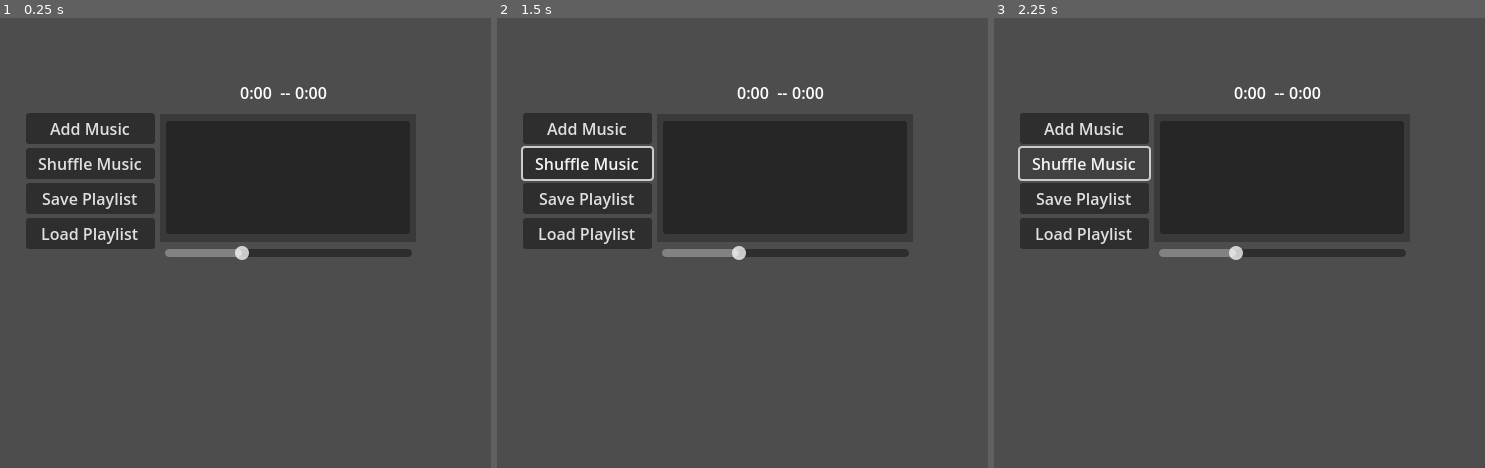
Above: before the commit, frames 1-3 (left to right).
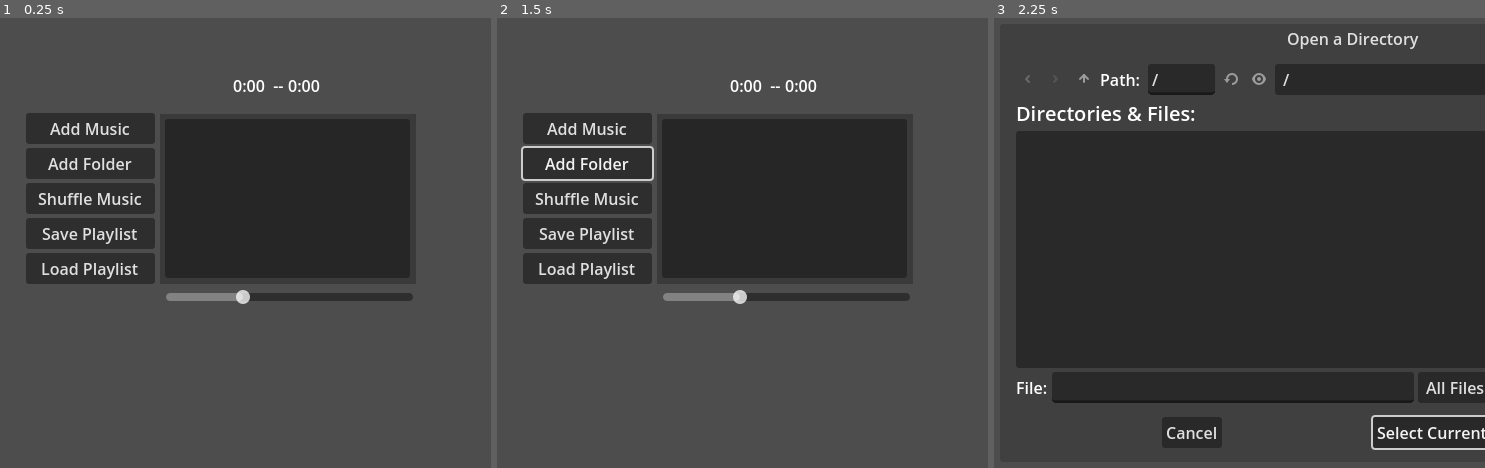
Above: after the commit, the same moments.

Repository: KindaWrks/Music-Player
Game: Godot game, scene res://MusicNode.tscn
The game is run twice, just before and just after one commit, with the same random seed, the same clock (stepped at 60 frames per second) and the same inputs.
Inputs (mouse positions are in pixels of both pictures, inside the frame that each line leads up to):
- Up to frame 1 (0.25 s): no input
- Up to frame 2 (1.5 s): click (585, 162) at 0.5 s, where only the run after the commit has a clickable "Add Folder"; click (963, 432) at 1.25 s, where only the run after the commit has a clickable "Select Current Folder"
- Up to frame 3 (2.25 s): click (1082, 162) at 2 s, where only the run after the commit has a clickable "Add Folder"

The runs differ from the first frame. In frame 1, 7.4% of the frame differs, in the area x 5-85%, y 13-64%; in frame 2, 7.4%; in frame 3, 46%, in the area x 4-100%, y 3-96%.

Commit message:
added loading via folders
added loading entire folder of mp3s, removed fd_open visible, added fd_folder to start in root dir.

Diff:
--- a/MusicNode.gd
+++ b/MusicNode.gd
@@ -1,6 +1,7 @@
 extends Node2D
 
 @onready var fd_open = $FD_OPENfiles
+@onready var fd_folder = $FD_OPENfolder
 
 @onready var music_time_label = $HBoxContainer/MusicTimeLabel
 @onready var music_total_time = $HBoxContainer/MusicTotalTimeLabel
@@ -16,13 +17,13 @@
 
 # Called when the node enters the scene tree for the first time.
 func _ready():
-	fd_o_filters()
-	fd_open.visible = false
-
-
-func fd_o_filters():
+	fd_filters()
+
+
+func fd_filters():
 	fd_open.current_dir = "/"  #Set current dir as Root
 	fd_open.add_filter("*.mp3 ; Music") #Set filter for MP3 files
+	fd_folder.current_dir = "/"
 
 
 # Called every frame. 'delta' is the elapsed time since the previous frame.
@@ -179,3 +180,29 @@
 	if musicarray.size() > 0:
 		musicindex = 0
 		play_next_song()
+
+	## Load MP3s from a folder
+func _on_fd_ope_nfolder_dir_selected(path):
+	var dirc = DirAccess.open(path)
+	if dirc:
+		dirc.list_dir_begin()
+		var file_name = dirc.get_next()
+		while file_name != "":
+			if not dirc.current_is_dir():
+				# Check if the file is an MP3 file
+				if file_name.get_file().ends_with(".mp3"):
+					print("Found MP3 file: " + file_name)
+					# Add the file path to the music array
+					musicarray.append(dirc.get_current_dir() + "/" + file_name)
+					$song_list.add_item(file_name)
+			file_name = dirc.get_next()
+
+		# Play the first song if the array is not empty
+		if musicarray.size() > 0:
+			play_next_song()
+	else:
+		print("An error occurred when trying to access the path.")
+
+
+func _on_button_folder_pressed():
+	fd_folder.visible = true
--- a/MusicNode.tscn
+++ b/MusicNode.tscn
@@ -18,35 +18,61 @@
 file_mode = 1
 access = 2
 
+[node name="FD_OPENfolder" type="FileDialog" parent="."]
+title = "Open a Directory"
+position = Vector2i(23, 62)
+size = Vector2i(454, 400)
+ok_button_text = "Select Current Folder"
+file_mode = 2
+access = 2
+
 [node name="AudioStreamPlayer" type="AudioStreamPlayer" parent="."]
 
 [node name="ColorRectLabel" type="ColorRect" parent="."]
 offset_left = 288.0
 offset_top = 120.0
 offset_right = 544.0
-offset_bottom = 248.0
+offset_bottom = 290.0
 color = Color(0, 0, 0, 0.243137)
 
 [node name="HSlider" type="HSlider" parent="."]
-offset_left = 293.0
-offset_top = 232.0
-offset_right = 540.0
-offset_bottom = 286.0
+offset_left = 294.0
+offset_top = 276.0
+offset_right = 541.0
+offset_bottom = 330.0
 max_value = 1.0
 step = 0.01
 value = 0.3
 
 [node name="song_list" type="ItemList" parent="."]
-offset_left = 294.0
-offset_top = 127.0
+offset_left = 293.0
+offset_top = 125.0
 offset_right = 538.0
-offset_bottom = 240.0
+offset_bottom = 284.0
 theme_override_colors/font_color = Color(0, 0.611765, 0, 1)
 theme_override_colors/font_hovered_color = Color(0, 1, 0, 1)
 theme_override_colors/font_selected_color = Color(0, 1, 0, 1)
 theme_override_colors/guide_color = Color(0.716296, 0.716296, 0.716296, 1)
 theme_override_styles/selected = SubResource("StyleBoxEmpty_ebdc6")
 theme_override_styles/selected_focus = SubResource("StyleBoxEmpty_aseyp")
+
+[node name="HBoxContainer" type="HBoxContainer" parent="."]
+offset_left = 361.0
+offset_top = 72.0
+offset_right = 448.0
+offset_bottom = 112.0
+
+[node name="MusicTimeLabel" type="Label" parent="HBoxContainer"]
+layout_mode = 2
+text = "0:00"
+
+[node name="MusicTimeHyphen" type="Label" parent="HBoxContainer"]
+layout_mode = 2
+text = " --"
+
+[node name="MusicTotalTimeLabel" type="Label" parent="HBoxContainer"]
+layout_mode = 2
+text = "0:00"
 
 [node name="VBoxContainer" type="VBoxContainer" parent="."]
 offset_left = 154.0
@@ -57,6 +83,10 @@
 [node name="ButtonShow" type="Button" parent="VBoxContainer"]
 layout_mode = 2
 text = "Add Music"
+
+[node name="ButtonFolder" type="Button" parent="VBoxContainer"]
+layout_mode = 2
+text = "Add Folder"
 
 [node name="ButtonShuffle" type="Button" parent="VBoxContainer"]
 layout_mode = 2
@@ -70,28 +100,12 @@
 layout_mode = 2
 text = "Load Playlist"
 
-[node name="HBoxContainer" type="HBoxContainer" parent="."]
-offset_left = 368.0
-offset_top = 79.0
-offset_right = 447.0
-offset_bottom = 119.0
-
-[node name="MusicTimeLabel" type="Label" parent="HBoxContainer"]
-layout_mode = 2
-text = "0:00"
-
-[node name="MusicTimeHyphen" type="Label" parent="HBoxContainer"]
-layout_mode = 2
-text = " --"
-
-[node name="MusicTotalTimeLabel" type="Label" parent="HBoxContainer"]
-layout_mode = 2
-text = "0:00"
-
 [connection signal="files_selected" from="FD_OPENfiles" to="." method="_on_fd_open_files_selected"]
+[connection signal="dir_selected" from="FD_OPENfolder" to="." method="_on_fd_ope_nfolder_dir_selected"]
 [connection signal="value_changed" from="HSlider" to="." method="_on_h_slider_value_changed"]
 [connection signal="item_selected" from="song_list" to="." method="_on_song_list_item_selected"]
 [connection signal="pressed" from="VBoxContainer/ButtonShow" to="." method="_on_button_show_pressed"]
+[connection signal="pressed" from="VBoxContainer/ButtonFolder" to="." method="_on_button_folder_pressed"]
 [connection signal="pressed" from="VBoxContainer/ButtonShuffle" to="." method="_on_button_shuffle_pressed"]
 [connection signal="pressed" from="VBoxContainer/ButtonSavePlaylist" to="." method="_on_button_save_playlist_pressed"]
 [connection signal="pressed" from="VBoxContainer/ButtonLoadPlaylist" to="." method="_on_button_load_playlist_pressed"]
